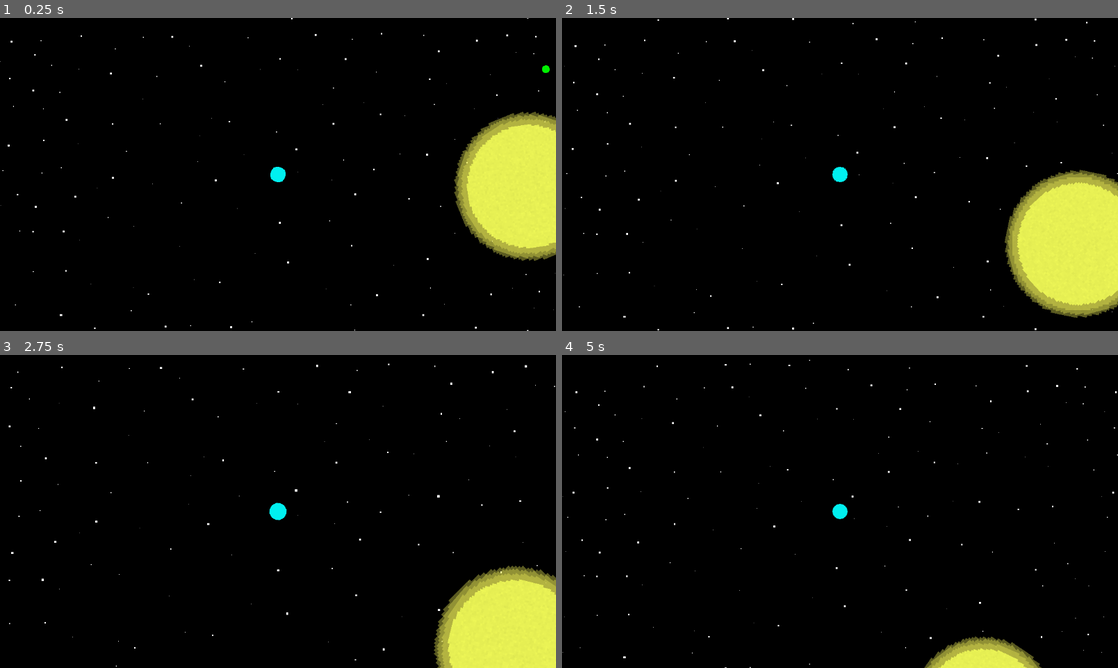
Above: before the commit, frames 1-4 (two rows, left to right).
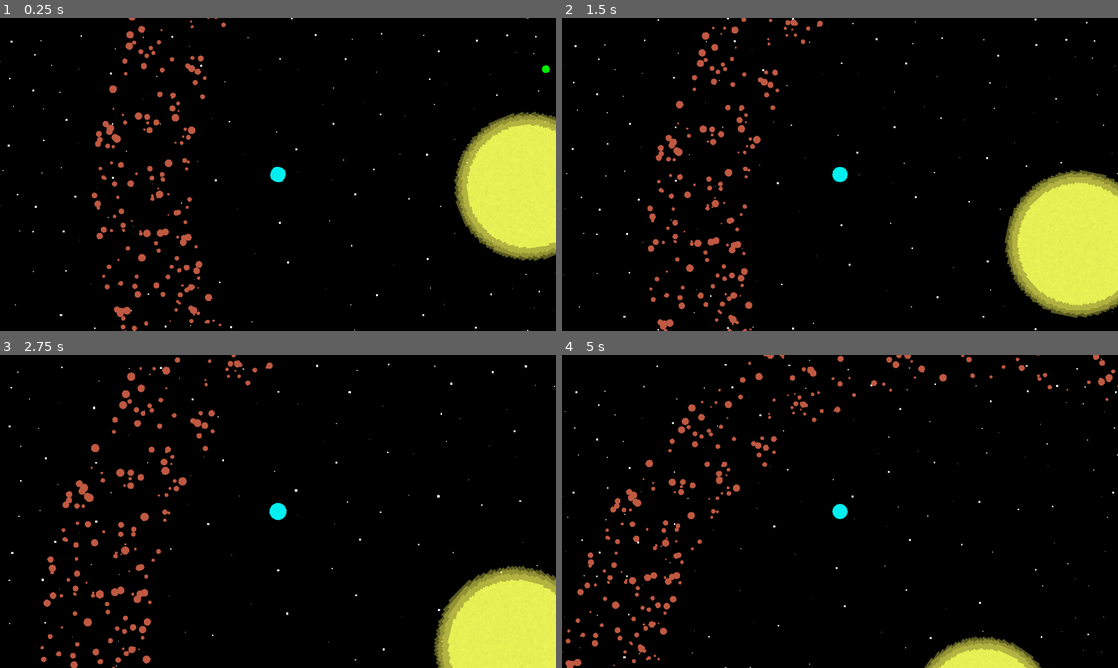
Above: after the commit, the same moments.

Repository: Birb-Games/gmtk-2025
Game: Godot game, scene res://scenes/main.tscn
The game is run twice, just before and just after one commit, with the same random seed, the same clock (stepped at 60 frames per second) and the same inputs.
Inputs (mouse positions are in pixels of both pictures, inside the frame that each line leads up to):
- Up to frame 1 (0.25 s): no input
- Up to frame 2 (1.5 s): move the mouse to (962, 158) at 0.52 s; tap Mouse wheel up (zoom_camera_in) at 0.6 s; move the mouse to (728, 190) at 1.27 s; tap Mouse wheel down (zoom_camera_out) at 1.35 s
- Up to frame 3 (2.75 s): move the mouse to (333, 442) at 2.02 s; tap Mouse wheel up (zoom_camera_in) at 2.1 s
- Up to frame 4 (5 s): move the mouse to (812, 574) at 2.77 s; tap Mouse wheel down (zoom_camera_out) at 2.85, 4.35 s; move the mouse to (1006, 558) at 3.52 s; tap Mouse wheel up (zoom_camera_in) at 3.6 s; move the mouse to (673, 464) at 4.27 s

The runs differ from the first frame. In frame 1, 2.0% of the frame differs, in the area x 16-41%, y 0-100%; in frame 2, 2.0%; in frame 3, 2.3%; in frame 4, 2.6%, in the area x 0-100%, y 0-100%.

Commit message:
Added Asteroid Fields

Diff:
--- /dev/null
+++ b/scenes/asteroid.tscn
@@ -0,0 +1,11 @@
+[gd_scene load_steps=2 format=3 uid="uid://dgc6sxp0v4uf6"]
+
+[ext_resource type="PackedScene" uid="uid://x5sp1y0y178q" path="res://scenes/space_object.tscn" id="1_akfqu"]
+
+[node name="Asteroid" instance=ExtResource("1_akfqu")]
+scale = Vector2(0.25, 0.25)
+mass = 0.1
+
+[node name="Sprite2D" parent="." index="0"]
+modulate = Color(0.798757, 0.369733, 0.274952, 1)
+rotation_speed = 5.0
--- /dev/null
+++ b/scenes/asteroid_field.tscn
@@ -0,0 +1,7 @@
+[gd_scene load_steps=2 format=3 uid="uid://bf5p7gle6e1jl"]
+
+[ext_resource type="Script" uid="uid://bjnahuktiyhve" path="res://scripts/asteroid_field_generator.gd" id="1_hms1a"]
+
+[node name="AsteroidField" type="Node2D"]
+script = ExtResource("1_hms1a")
+asteroid_count = 1000
--- a/scenes/solar_system.tscn
+++ b/scenes/solar_system.tscn
@@ -1,9 +1,10 @@
-[gd_scene load_steps=5 format=3 uid="uid://bmuetoarvl05h"]
+[gd_scene load_steps=6 format=3 uid="uid://bmuetoarvl05h"]
 
 [ext_resource type="Script" uid="uid://dgei27gfgx0ky" path="res://scripts/solar_system.gd" id="1_tjb5t"]
 [ext_resource type="PackedScene" uid="uid://ccqmsegewmpg" path="res://scenes/star.tscn" id="1_u7djx"]
 [ext_resource type="PackedScene" uid="uid://cfnsaojiroi77" path="res://scenes/small_planet.tscn" id="2_228jm"]
 [ext_resource type="PackedScene" uid="uid://rl7rou56kuhg" path="res://scenes/homeworld.tscn" id="4_teypr"]
+[ext_resource type="PackedScene" uid="uid://bf5p7gle6e1jl" path="res://scenes/asteroid_field.tscn" id="5_sjaf3"]
 
 [node name="SolarSystem" type="Node2D" node_paths=PackedStringArray("star")]
 script = ExtResource("1_tjb5t")
@@ -18,3 +19,5 @@
 
 [node name="Homeworld" parent="." instance=ExtResource("4_teypr")]
 position = Vector2(-520, 0)
+
+[node name="AsteroidField" parent="." instance=ExtResource("5_sjaf3")]
--- /dev/null
+++ b/scripts/asteroid_field_generator.gd
@@ -0,0 +1,18 @@
+extends Node2D
+
+@export var inner_radius: int = 700
+@export var outer_radius: int = 900
+@export var asteroid_count: int = 100
+
+var asteroid_scene: PackedScene = preload("res://scenes/asteroid.tscn")
+
+func _ready() -> void:
+	for i in range(asteroid_count):
+		var asteroid: SpaceObject = asteroid_scene.instantiate()
+		var angle: float = randf() * 2.0 * PI
+		var distance_from_sun: float = randf_range(inner_radius, outer_radius)
+		asteroid.position = Vector2(cos(angle), sin(angle)) * distance_from_sun
+		var asteroid_scale = randf_range(0.1, 0.5)
+		asteroid.scale = Vector2(asteroid_scale, asteroid_scale)
+
+		add_child(asteroid)
--- a/scripts/solar_system.gd
+++ b/scripts/solar_system.gd
@@ -8,8 +8,14 @@
 @export var star: SpaceObject
 
 func _ready() -> void:
+	# Gather all space objects, including asteroids
+	var space_objects: Array[Node] = get_children()
+	for child in space_objects:
+		if child.name.contains("Asteroid"):
+			space_objects.append_array(child.get_children())
+
 	# Set the speeds of the objects
-	for child in get_children():
+	for child in space_objects:
 		if child is SpaceObject:
 			if child.is_static:
 				continue
Not shown, added: scripts/asteroid_field_generator.gd.uid
